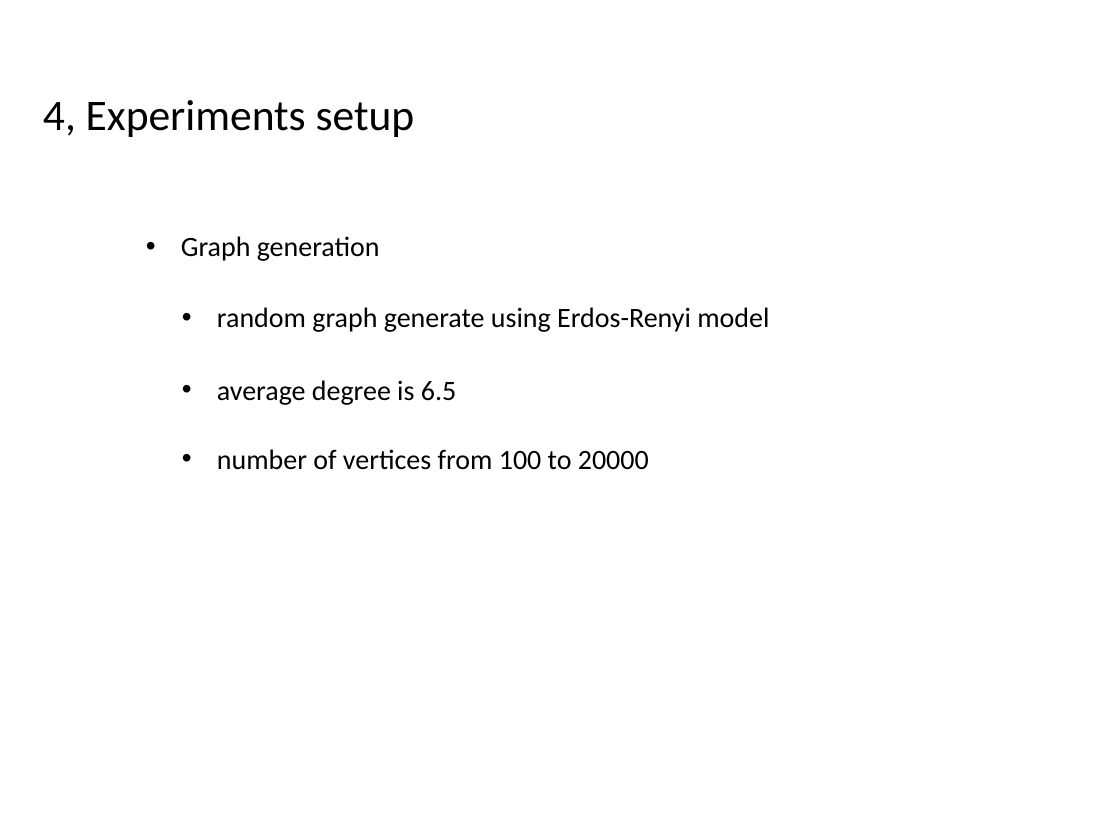
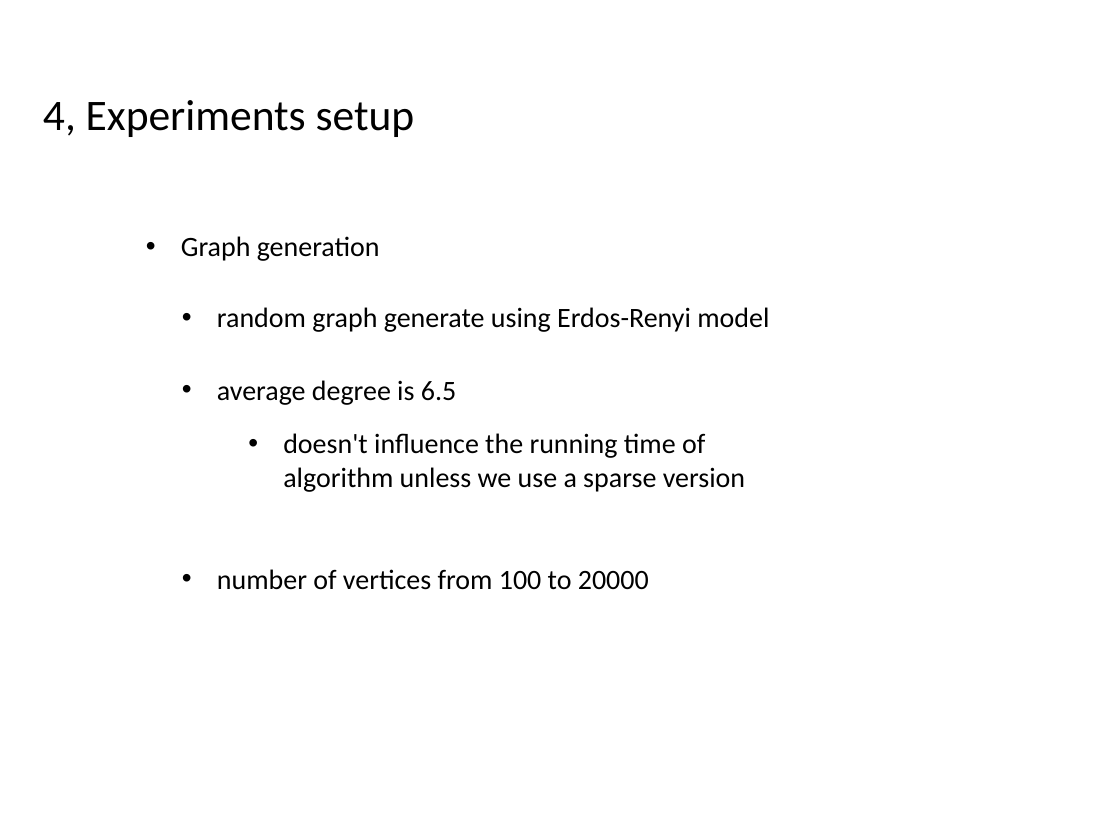
Before and after one commit to deyiaodiao/APSP_CUDA, a slide deck: slide 5 of report/CS677 Final Project.pptx. Drawn at 1120x840 pixels with LibreOffice and Linux fonts; fonts in the diff are those of the drawing. Boxes give left, top, right and bottom in pixels: in the first picture for what was removed or moved away, otherwise in the second. Text is boxed around its words. In the diff, an @@ line names an element or a change of style, - is before the commit and + after.

```diff
--- a/report/CS677 Final Project.pptx
+++ b/report/CS677 Final Project.pptx
@@ text added at bbox=[283, 433, 745, 492], 18 pt, text #000000 @@
+• doesn't influence the running time of algorithm unless we use a sparse version
@@ text "number of vertices from 100 ...": place and size @@
-text "number of vertices from 100 ..." at bbox=[217, 449, 649, 470]
+text "number of vertices from 100 ..." at bbox=[217, 569, 649, 590]
```
Also in this commit, not shown: 12 other slides changed, 1 slide added, 3 other files.
